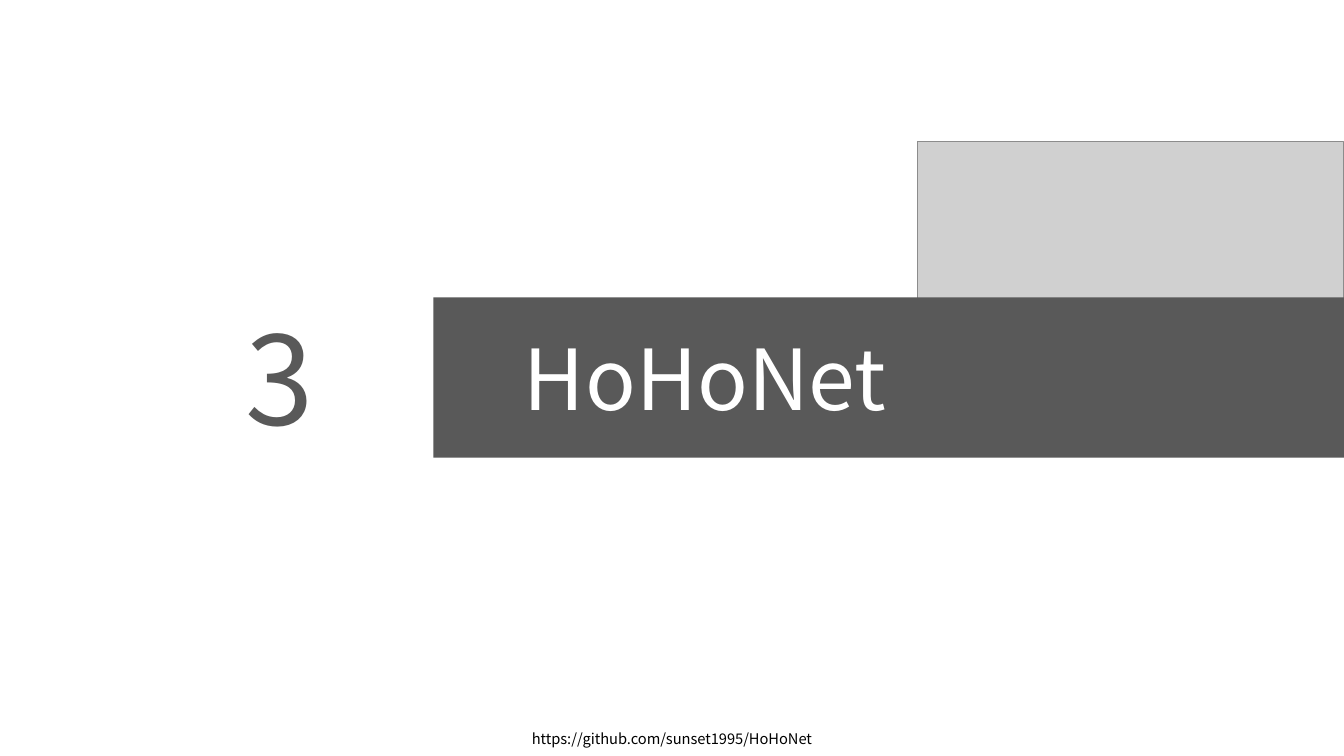
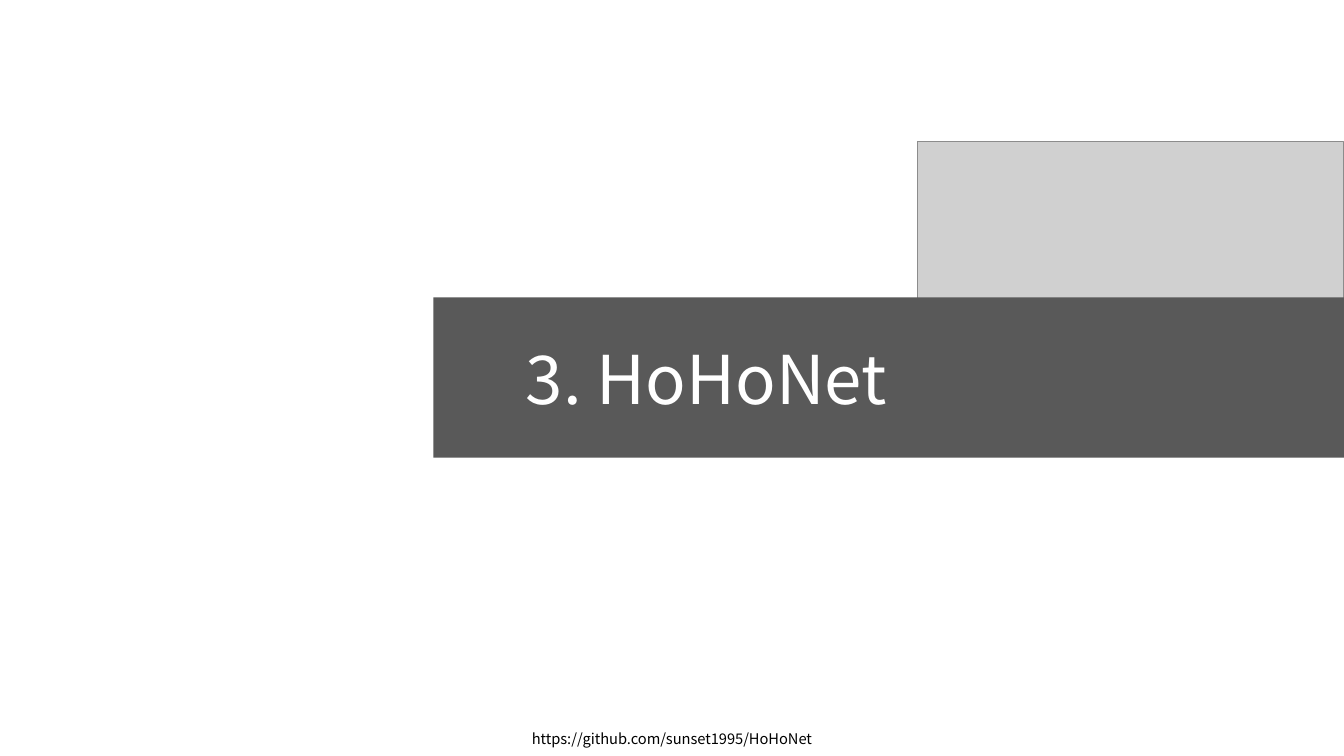
Before and after one commit to arittung/3D_Room_Layout_estimation, a slide deck: slide 5 of LayoutNet-HorizonNet-HoHoNet 정리.pptx. Drawn at 1344x756 pixels with LibreOffice and Linux fonts; fonts in the diff are those of the drawing; grey boxes stand for pictures. Boxes give left, top, right and bottom in pixels: in the first picture for what was removed or moved away, otherwise in the second. Text is boxed around its words. In the diff, an @@ line names an element or a change of style, - is before the commit and + after.

```diff
--- a/LayoutNet-HorizonNet-HoHoNet 정리.pptx
+++ b/LayoutNet-HorizonNet-HoHoNet 정리.pptx
@@ text removed at box(245, 333, 313, 427) @@
-3
@@ text at box(526, 354, 887, 405): text changed; size 60 to 48 pt @@
-HoHoNet
+3. HoHoNet
```
Also in this commit, not shown: 2 other slides changed, 30 other files.
